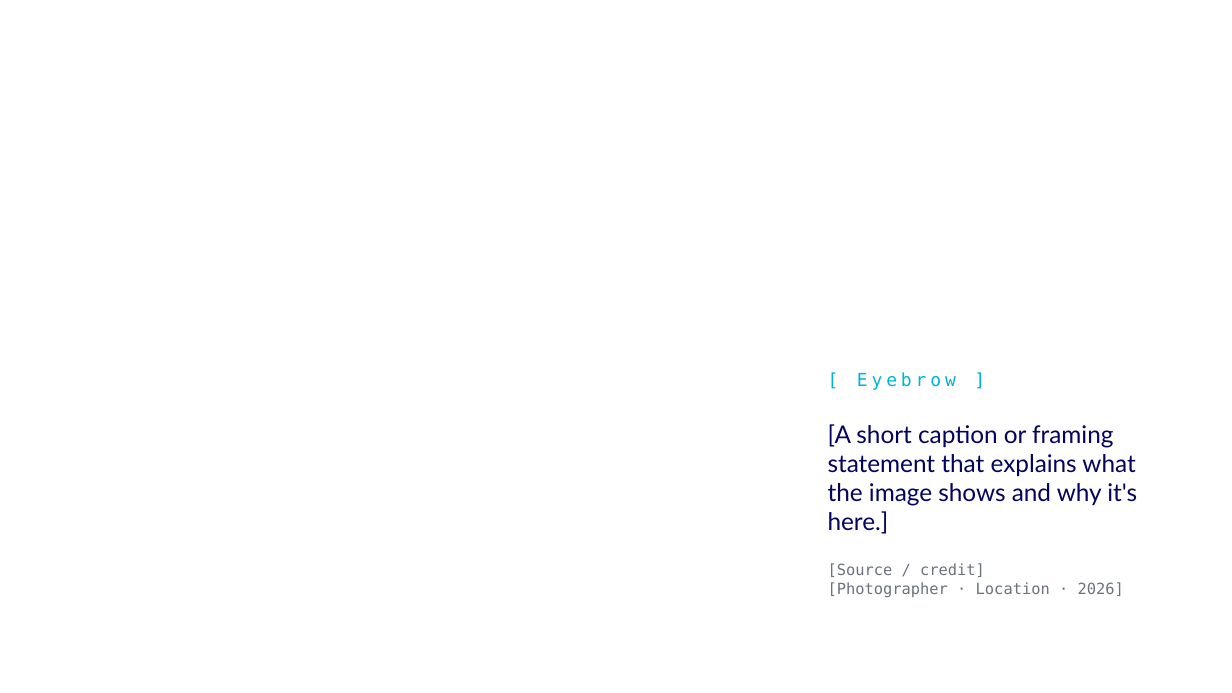
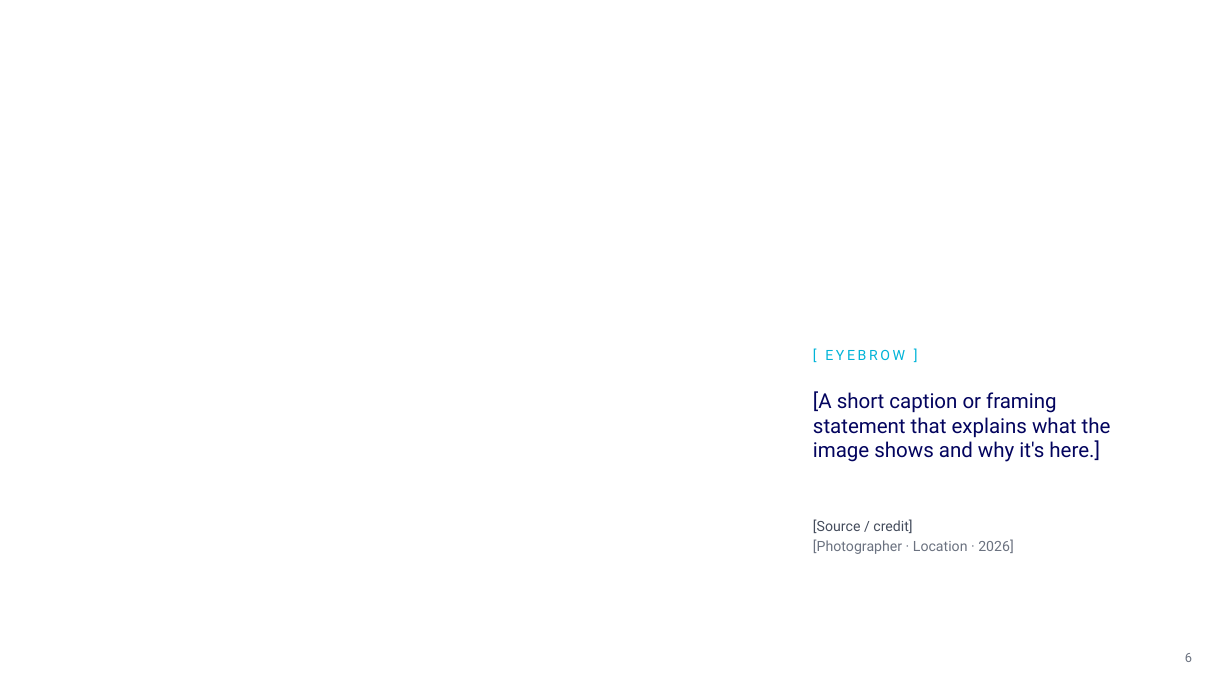
Before and after one commit to accelerate-data/ad-design-system, a slide deck: slide 6 of pitch/Vibedata-Pitch-Template.pptx (slide 5 before the commit). Drawn at 1232x693 pixels with LibreOffice and Linux fonts; fonts in the diff are those of the drawing; background and template pictures are left out. Boxes give left, top, right and bottom in pixels: in the first picture for what was removed or moved away, otherwise in the second. Text is boxed around its words. In the diff, an @@ line names an element or a change of style, - is before the commit and + after.

```diff
--- a/pitch/Vibedata-Pitch-Template.pptx
+++ b/pitch/Vibedata-Pitch-Template.pptx
@@ text at (825,350,905,360): text changed; size 14 to 11 pt; font DejaVu Sans Mono to Roboto @@
-[ Eyebrow ]
+[ EYEBROW ]
@@ text "[A short caption or framing ...": place and size @@
-text "[A short caption or framing ..." at (828,424,1137,534)
+text "[A short caption or framing ..." at (813,391,1111,462)
@@ text "[A short caption or framing ..." at (813,391,1111,462): size 19 to 16 pt, font Lato to Roboto; indent changed; more space between paragraphs @@
@@ text "[Source / credit]": place and size @@
-text "[Source / credit]" at (828,563,1124,597)
+text "[Source / credit]" at (813,519,1014,554)
@@ text "[Source / credit]" at (813,519,1014,554): size 12 to 11 pt, font DejaVu Sans Mono to Roboto; text colour #6B7280 to #444C5C in "[Source / credit]"; indent changed; more space between paragraphs @@
@@ page number added at (1185,653,1192,662), 10 pt, text #6B7280 @@
+6
```
Also in this commit, not shown: 15 other slides changed, 1 slide added.
